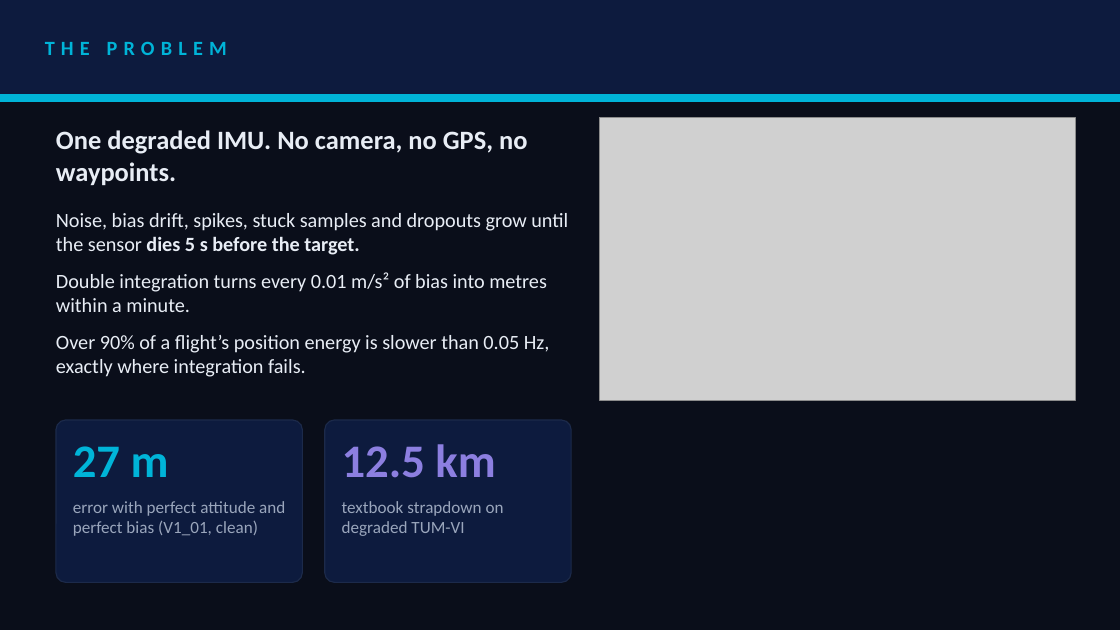
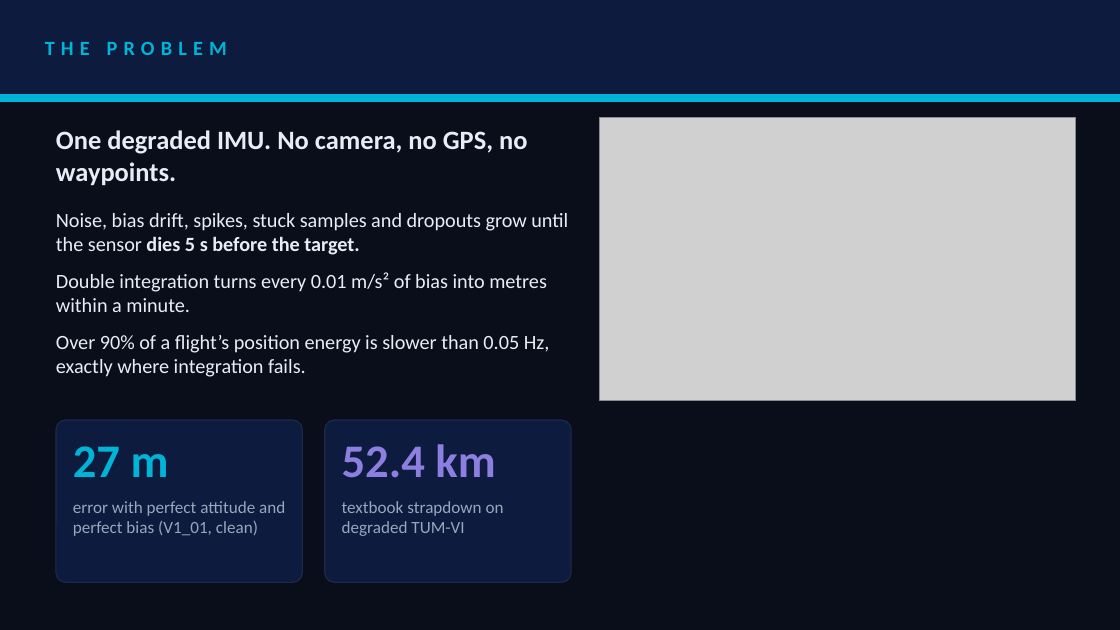
Before and after one commit to RaktimChandra/pathfinder, a slide deck: slide 2 of deck/SRMIST_vortexxx.pptx. Drawn at 1120x630 pixels with LibreOffice and Linux fonts; fonts in the diff are those of the drawing; grey boxes stand for pictures. Boxes give left, top, right and bottom in pixels: in the first picture for what was removed or moved away, otherwise in the second. Text is boxed around its words. In the diff, an @@ line names an element or a change of style, - is before the commit and + after.

```diff
--- a/deck/SRMIST_vortexxx.pptx
+++ b/deck/SRMIST_vortexxx.pptx
@@ text at <box>342,444,495,478</box>: text changed @@
-12.5 km
+52.4 km
```
Also in this commit, not shown: 5 other slides changed, 21 other files.
